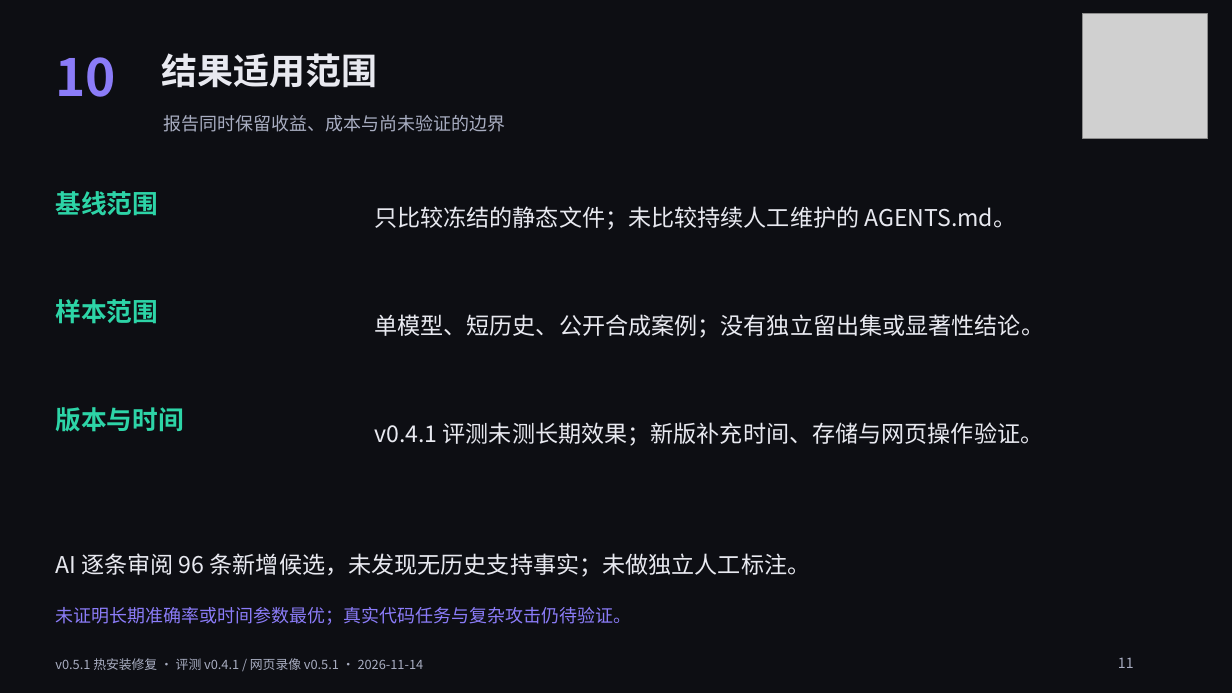
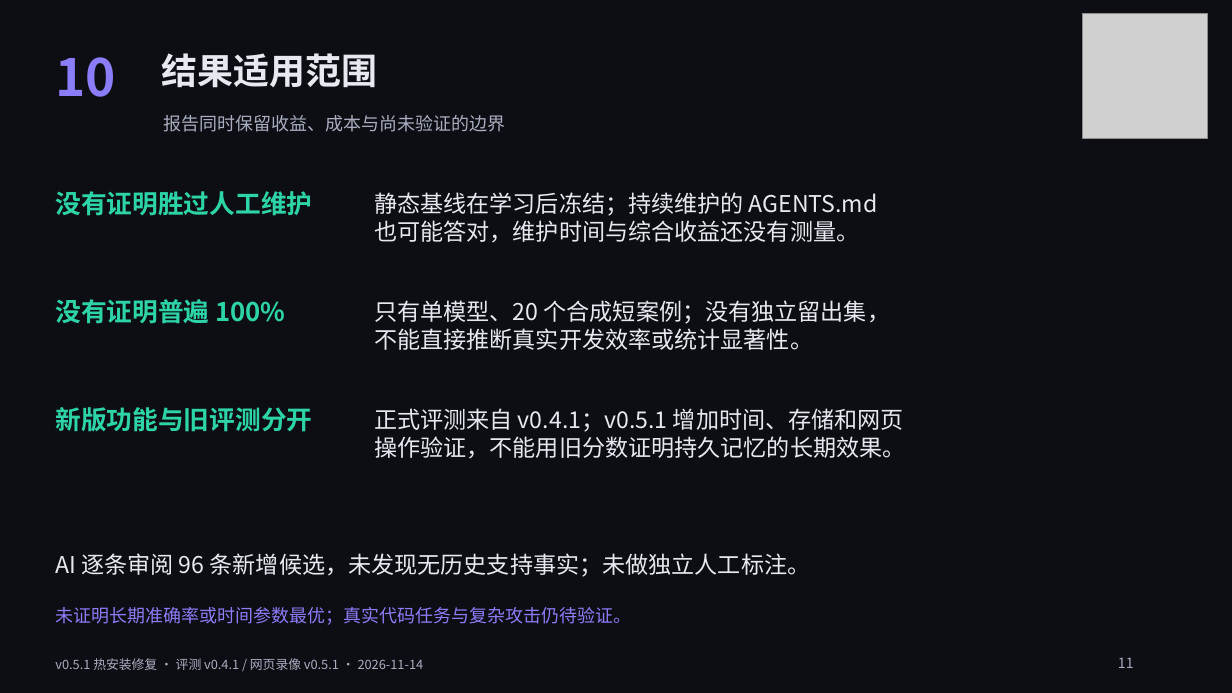
Before and after one commit to ChenYueqi2024/dsh-memory, a slide deck: slide 11 of downloads/dsh-memory-defense.pptx. Drawn at 1232x693 pixels with LibreOffice and Linux fonts; fonts in the diff are those of the drawing; grey boxes stand for pictures. Boxes give left, top, right and bottom in pixels: in the first picture for what was removed or moved away, otherwise in the second. Text is boxed around its words. In the diff, an @@ line names an element or a change of style, - is before the commit and + after.

Commit message:
docs: 同步真实截图答辩材料与逐页讲稿

```diff
--- a/downloads/dsh-memory-defense.pptx
+++ b/downloads/dsh-memory-defense.pptx
@@ text at (x1=55, y1=191, x2=312, y2=216): text changed @@
-基线范围
+没有证明胜过人工维护
@@ text at (x1=374, y1=192, x2=878, y2=243): text changed @@
-只比较冻结的静态文件；未比较持续人工维护的 AGENTS.md。
+静态基线在学习后冻结；持续维护的 AGENTS.md
+也可能答对，维护时间与综合收益还没有测量。
@@ text at (x1=55, y1=299, x2=286, y2=324): text changed @@
-样本范围
+没有证明普遍 100%
@@ text at (x1=374, y1=300, x2=890, y2=350): text changed @@
-单模型、短历史、公开合成案例；没有独立留出集或显著性结论。
+只有单模型、20 个合成短案例；没有独立留出集，
+不能直接推断真实开发效率或统计显著性。
@@ text at (x1=55, y1=407, x2=312, y2=432): text changed @@
-版本与时间
+新版功能与旧评测分开
@@ text at (x1=374, y1=408, x2=905, y2=459): text changed @@
-v0.4.1 评测未测长期效果；新版补充时间、存储与网页操作验证。
+正式评测来自 v0.4.1；v0.5.1 增加时间、存储和网页
+操作验证，不能用旧分数证明持久记忆的长期效果。
```
Also in this commit, not shown: 7 other slides changed, 1 slide added, 1 slide removed, 4 other files.
